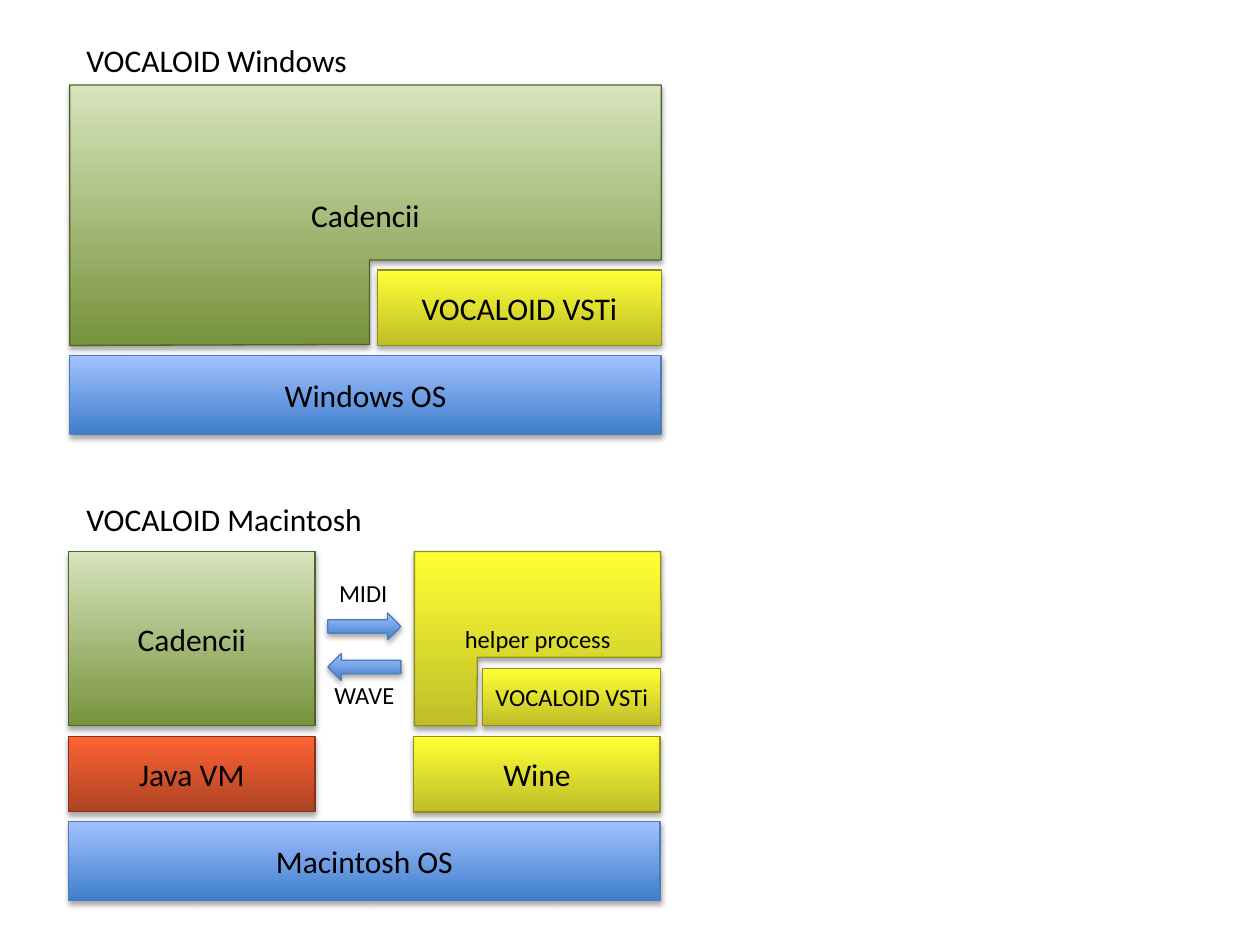
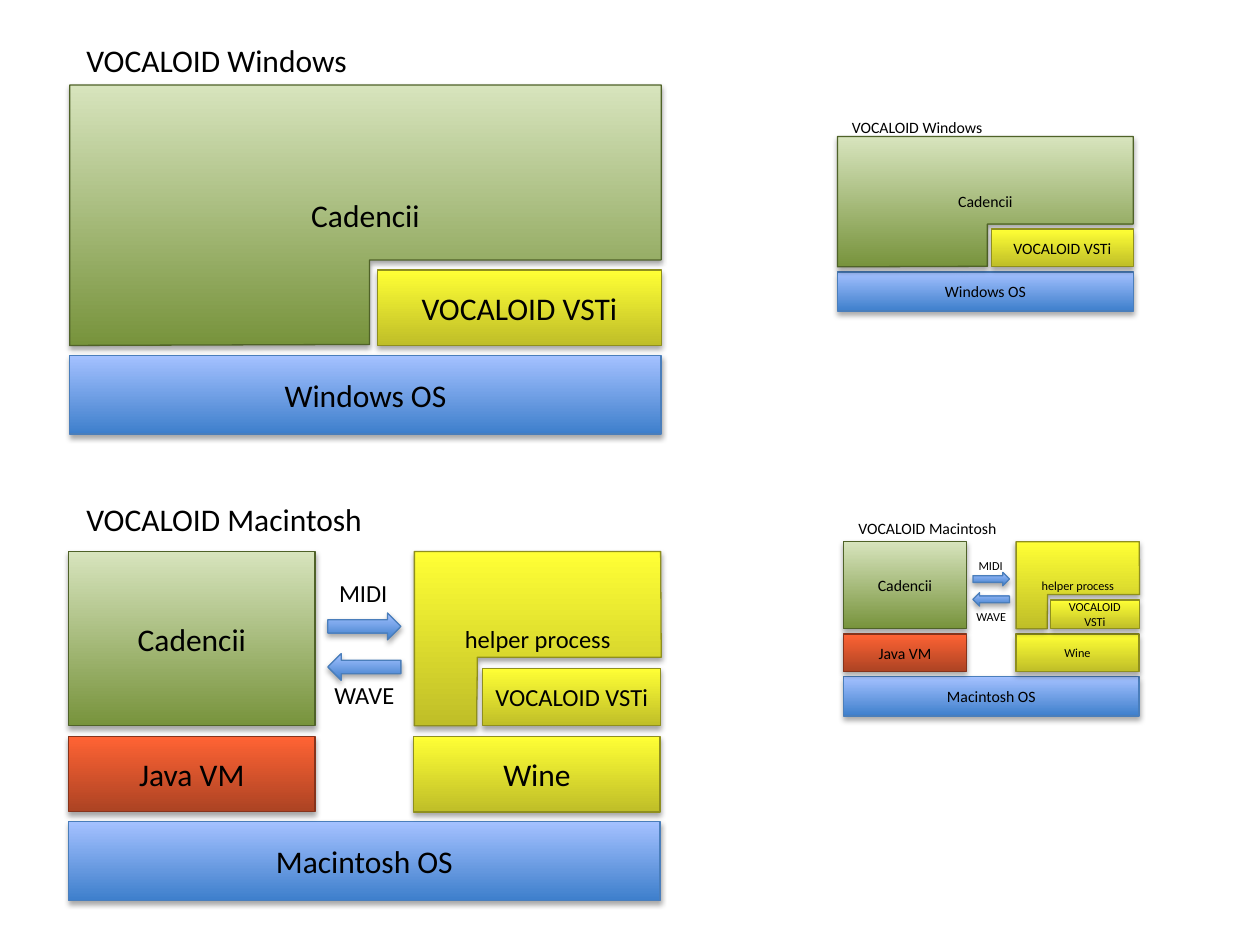
Before and after one commit to cadencii/cadencii, a slide deck: slide 20 of Cadencii/manual/manual_jp.pptx (slide 19 before the commit). Drawn at 1260x945 pixels with LibreOffice and Linux fonts; fonts in the diff are those of the drawing. Boxes give left, top, right and bottom in pixels: in the first picture for what was removed or moved away, otherwise in the second. Text is boxed around its words. In the diff, an @@ line names an element or a change of style, - is before the commit and + after.

```diff
--- a/Cadencii/manual/manual_jp.pptx
+++ b/Cadencii/manual/manual_jp.pptx
@@ freeform shape added at (838, 136, 1134, 266), fill gradient #77933C to #D7E4BD, outline #4F6228 0.75 pt, 9 pt, text #000000 @@
+Cadencii
@@ text added at (852, 122, 983, 138), 9 pt, text #000000 @@
+VOCALOID Windows
@@ rectangle added at (992, 229, 1134, 267), fill gradient #BFBE28 to #FFFF35, outline #8F8F1E 0.75 pt, 9 pt, text #000000 @@
+VOCALOID VSTi
@@ rectangle added at (838, 272, 1134, 311), fill gradient #3F80CE to #A4C4FF, outline #4B7EBC 0.75 pt, 9 pt, text #000000 @@
+Windows OS
@@ text added at (858, 523, 996, 534), 9 pt, text #000000 @@
+VOCALOID Macintosh
@@ rectangle added at (843, 542, 966, 629), fill gradient #77933C to #D7E4BD, outline #4F6228 0.75 pt, 9 pt, text #000000 @@
+Cadencii
@@ text added at (979, 562, 1003, 574), 7 pt, text #000000 @@
+MIDI
@@ freeform shape added at (1017, 542, 1140, 629), fill gradient #BFBE28 to #FFFF35, outline #8F8F1E 0.75 pt, 7 pt, text #000000 @@
+helper process
@@ right arrow added at (973, 572, 1009, 586), fill gradient #3F80CE to #A4C4FF, outline #4B7EBC 0.75 pt @@
@@ right arrow added at (973, 592, 1009, 606), fill gradient #3F80CE to #A4C4FF, outline #4B7EBC 0.75 pt @@
@@ text added at (976, 613, 1006, 621), 7 pt, text #000000 @@
+WAVE
@@ rectangle added at (1051, 600, 1140, 629), fill gradient #BFBE28 to #FFFF35, outline #8F8F1E 0.75 pt, 7 pt, text #000000 @@
+VOCALOID VSTi
@@ rectangle added at (843, 634, 966, 672), fill gradient #AC4323 to #FF6334, outline #86331B 0.75 pt, 9 pt, text #000000 @@
+Java VM
@@ rectangle added at (1016, 634, 1139, 672), fill gradient #BFBE28 to #FFFF35, outline #8F8F1E 0.75 pt, 7 pt, text #000000 @@
+Wine
@@ rectangle added at (843, 677, 1139, 716), fill gradient #3F80CE to #A4C4FF, outline #4B7EBC 0.75 pt, 9 pt, text #000000 @@
+Macintosh OS
```
Also in this commit, not shown: 4 other slides changed, 4 slides added, 3 slides removed, 5 other files.
